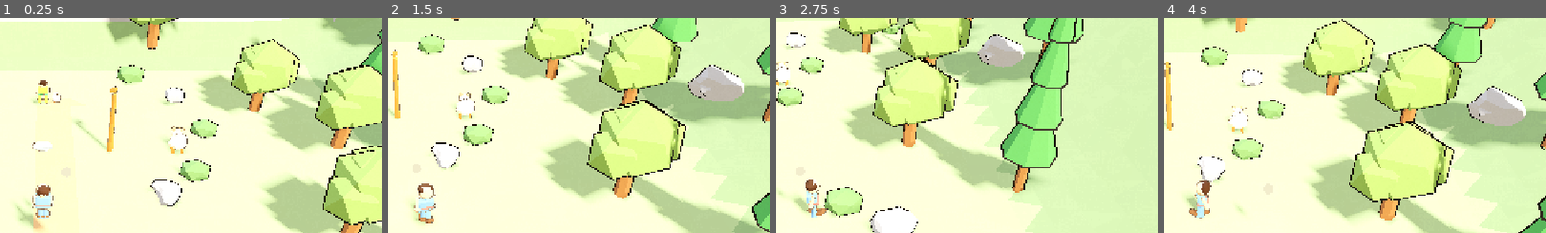
Above: before the commit, frames 1-4 (left to right).
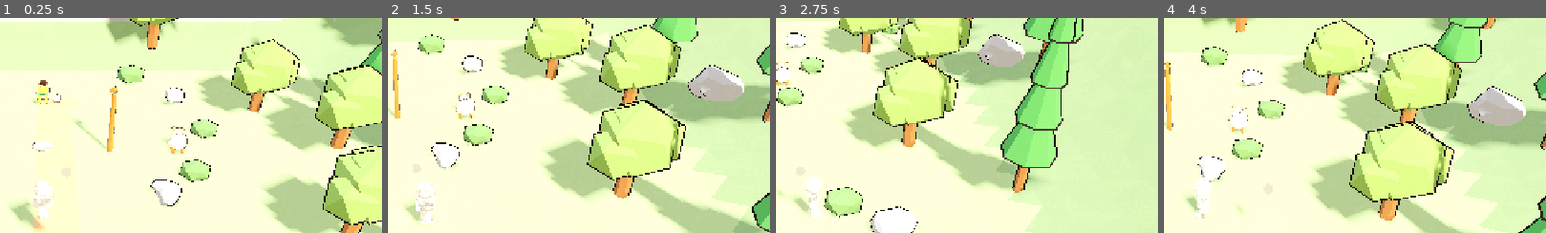
Above: after the commit, the same moments.

Repository: onesLeo/little-light
Game: Godot game, scene res://scenes/main.tscn
Two runs of this game, one before a commit and one after it. Both use one fixed random seed, a clock stepped at 60 frames per second and the inputs below.
Inputs:
- Up to frame 1 (0.25 s): no input
- Up to frame 2 (1.5 s): tap Space (ui_accept) at 0.5, 0.77 s; hold D (move_right) 0.53-1.28 s; hold E (interact) 0.53-1.28 s; hold S (move_back) from 1.28 s (still down); tap E (interact) at 1.35 s
- Up to frame 3 (2.75 s): tap Space (ui_accept) at 1.52 s; tap E (interact) at 2 s; release S (move_back) at 2.03 s; hold D (move_right) from 2.03 s (still down); hold E (interact) from 2.03 s (still down)
- Up to frame 4 (4 s): release D (move_right) at 2.78 s; release E (interact) at 2.78 s; hold W (move_forward) 2.78-3.53 s; tap E (interact) at 2.85, 3.5 s; tap Space (ui_accept) at 3.02, 3.77 s; hold A (move_left) from 3.53 s (still down); hold E (interact) from 3.53 s (still down)
The pictures show only the part of the screen within x 44-94%, y 9-59%; the shares and areas given below are measured in that part.

The runs differ from the first frame. In frame 1, 0.9% of the frame differs, in the area x 2-14%, y 75-94%; in frame 2, 0.8%; in frame 3, 0.6%; in frame 4, 0.6%.

Commit message:
Swap Wonder-Walker to v8 solid hair crown
Replace v6 player mesh with v8 so top-down no longer shows a bald
scalp disk. Keep WW_Walk at 12fps STEP with immutable tracks preserved.

Diff:
--- a/scenes/main.tscn
+++ b/scenes/main.tscn
@@ -1,6 +1,6 @@
 [gd_scene load_steps=28 format=3]
 
-[ext_resource type="PackedScene" path="res://assets/wonder_walker_v6.glb" id="1_ww"]
+[ext_resource type="PackedScene" path="res://assets/wonder_walker_v8.glb" id="1_ww"]
 [ext_resource type="PackedScene" path="res://assets/bethlehem_valley_v6.glb" id="2_valley"]
 [ext_resource type="Script" path="res://scripts/wonder_walker.gd" id="3_ww_script"]
 [ext_resource type="Script" path="res://scripts/steady_hands_minigame.gd" id="4_sh"]
Binary file added: assets/wonder_walker_v8.glb
Not shown, added: assets/wonder_walker_v8.glb.import
Not shown, added: assets/wonder_walker_v8.glb.uid
Not shown, changed: README.md
